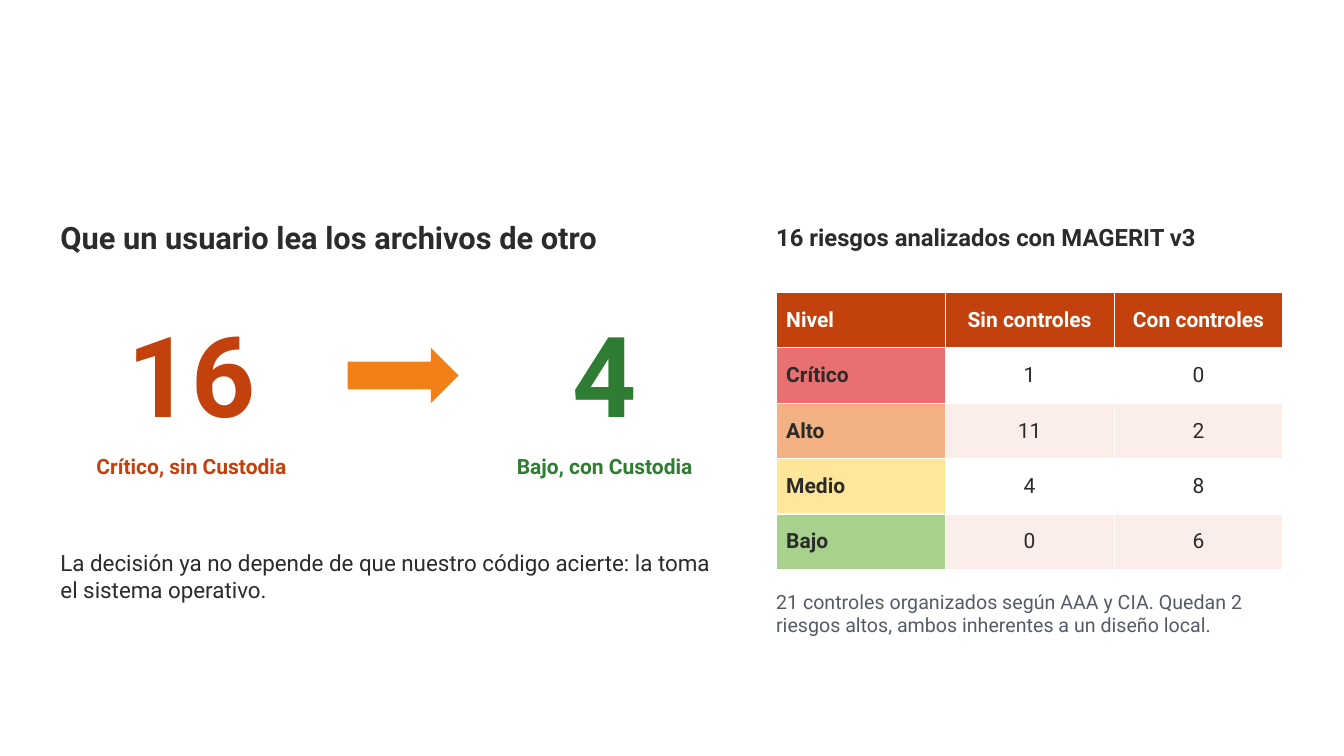
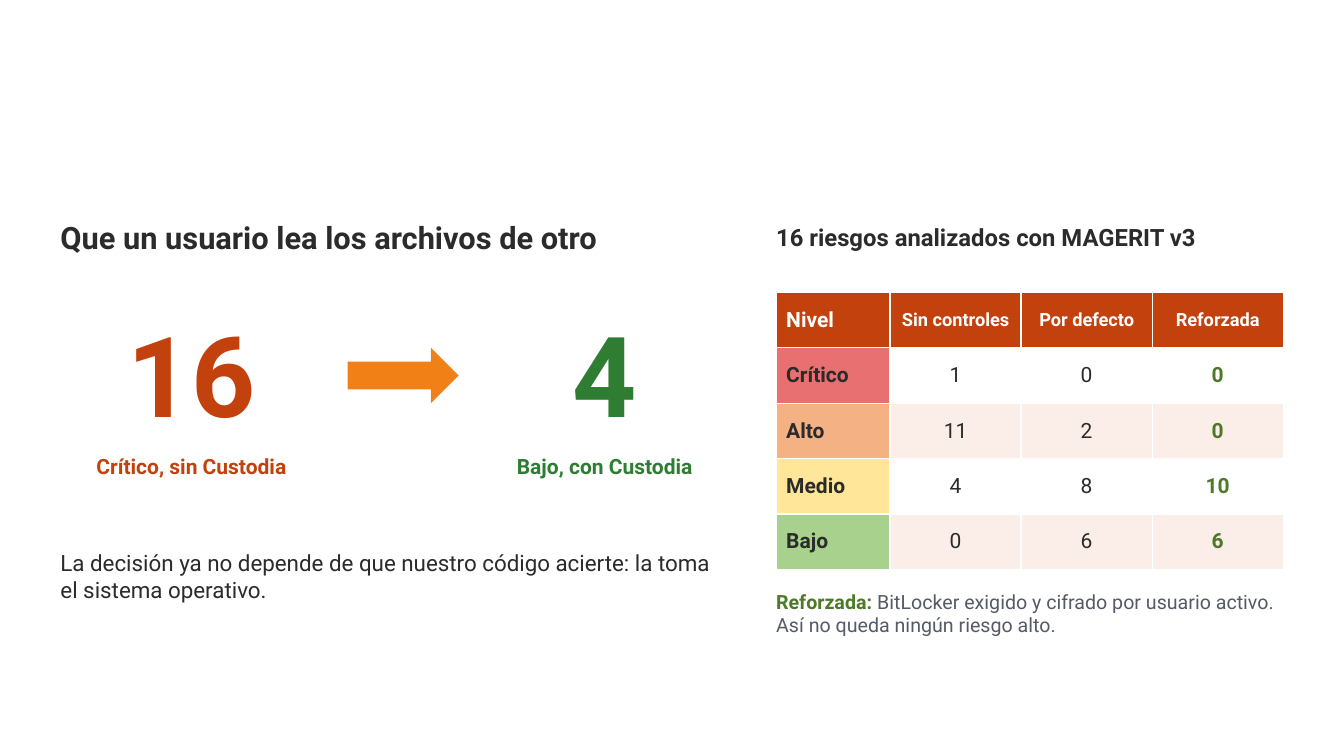
Before and after one commit to yanni2327/custodia, a slide deck: slide 11 of docs/Custodia_charla_TED.pptx. Drawn at 1344x756 pixels with LibreOffice and Linux fonts; fonts in the diff are those of the drawing; background and template pictures are left out. Boxes give left, top, right and bottom in pixels: in the first picture for what was removed or moved away, otherwise in the second. Text is boxed around its words. In the diff, an @@ line names an element or a change of style, - is before the commit and + after.

```diff
--- a/docs/Custodia_charla_TED.pptx
+++ b/docs/Custodia_charla_TED.pptx
@@ table at (776,292,1284,570) @@
-column 3: Con controles | 0 | 2 | 8 | 6
+column 3: Por defecto | 0 | 2 | 8 | 6
+column 4: Reforzada | 0 | 0 | 10 | 6
@@ text at (776,594,1274,636): text changed @@
-21 controles organizados según AAA y CIA. Quedan 2 riesgos altos, ambos inherentes a un diseño local.
+Reforzada: BitLocker exigido y cifrado por usuario activo. Así no queda ningún riesgo alto.
```
Also in this commit, not shown: 4 other slides changed, 1 slide added, 27 other files.
